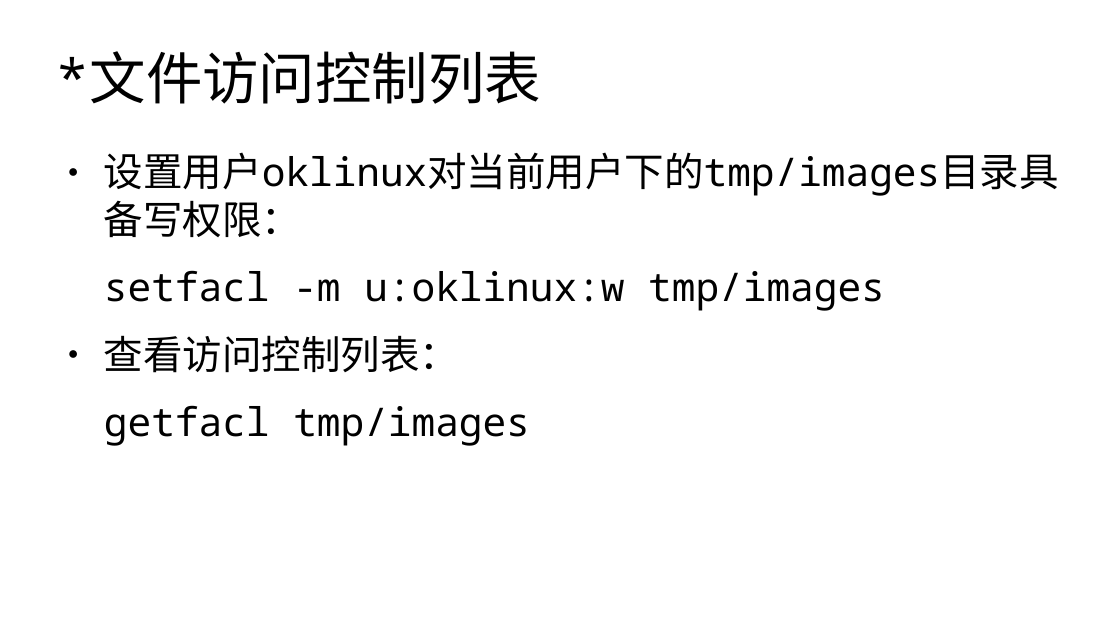
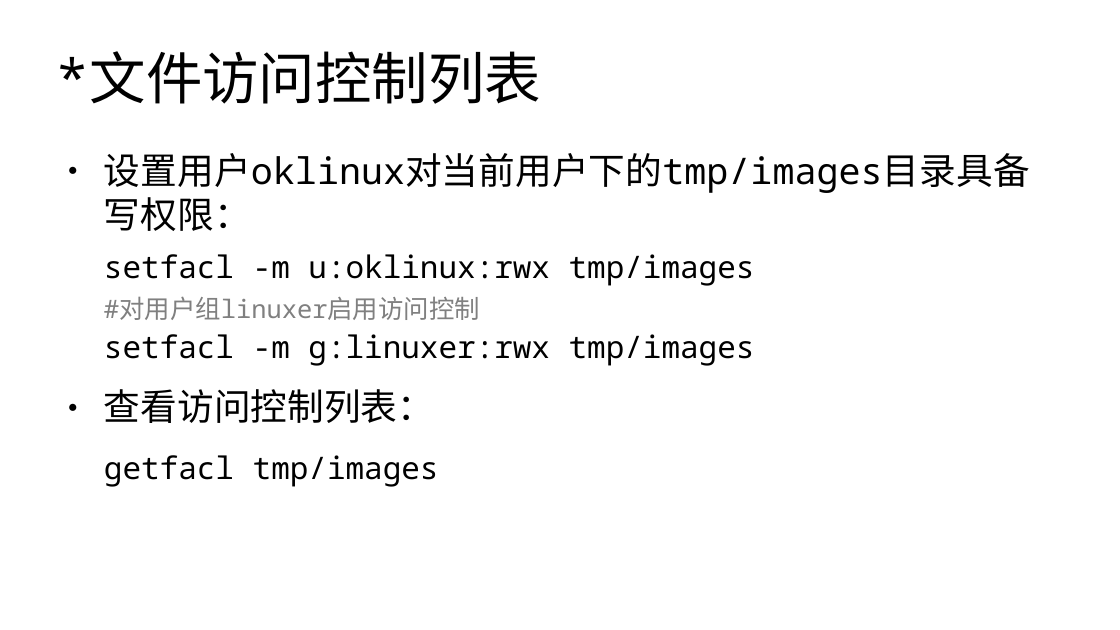
Before and after one commit to master-genius/linux-system, a slide deck: slide 17 of materials/slides/ch10-mode-and-acl.odp (slide 16 before the commit). Drawn at 1120x630 pixels with LibreOffice and Linux fonts; fonts in the diff are those of the drawing. Boxes give left, top, right and bottom in pixels: in the first picture for what was removed or moved away, otherwise in the second. Text is boxed around its words. In the diff, an @@ line names an element or a change of style, - is before the commit and + after.

```diff
--- a/materials/slides/ch10-mode-and-acl.odp
+++ b/materials/slides/ch10-mode-and-acl.odp
@@ text at [104,153,1030,487]: size 28 to 26 pt in "设置用户oklinux对当前用户下的tmp/images目录具备写权限：", "查看访问控制列表："; size 28 to 22 pt in "getfacl tmp/images" @@
@@ text at [104,254,755,366]: text changed; size 28 to 22 pt @@
-setfacl -m u:oklinux:w tmp/images
+setfacl -m u:oklinux:rwx tmp/images
+#对用户组linuxer启用访问控制
+setfacl -m g:linuxer:rwx tmp/images
```
Also in this commit, not shown: 13 other slides changed, 2 slides added, 4 other files.
